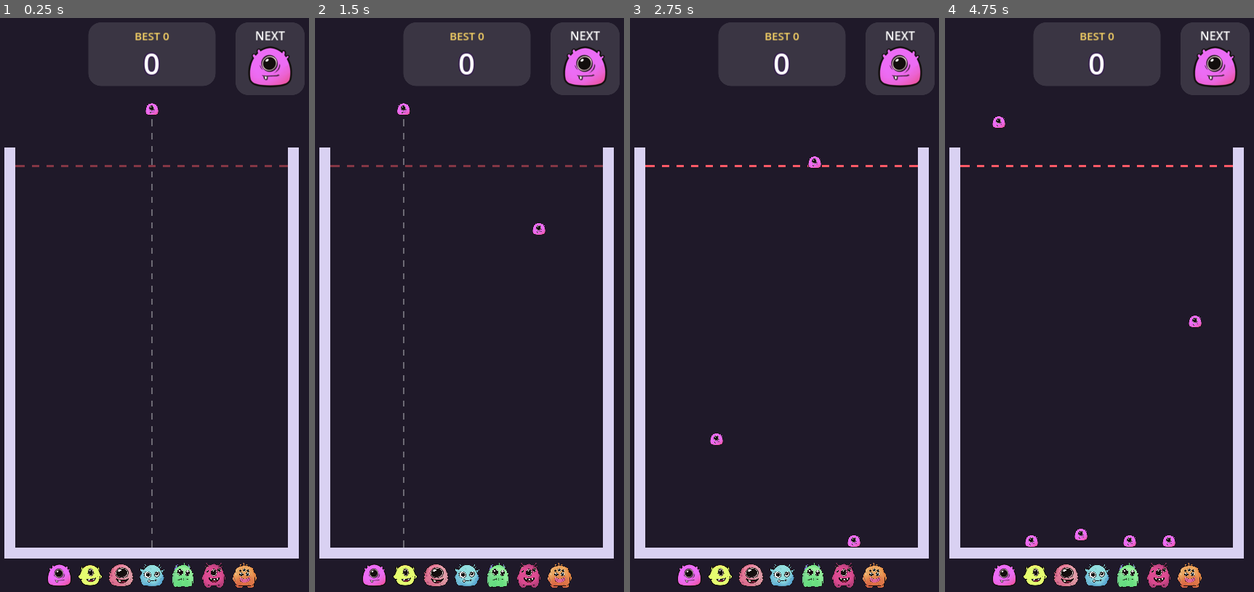
Above: before the commit, frames 1-4 (left to right).
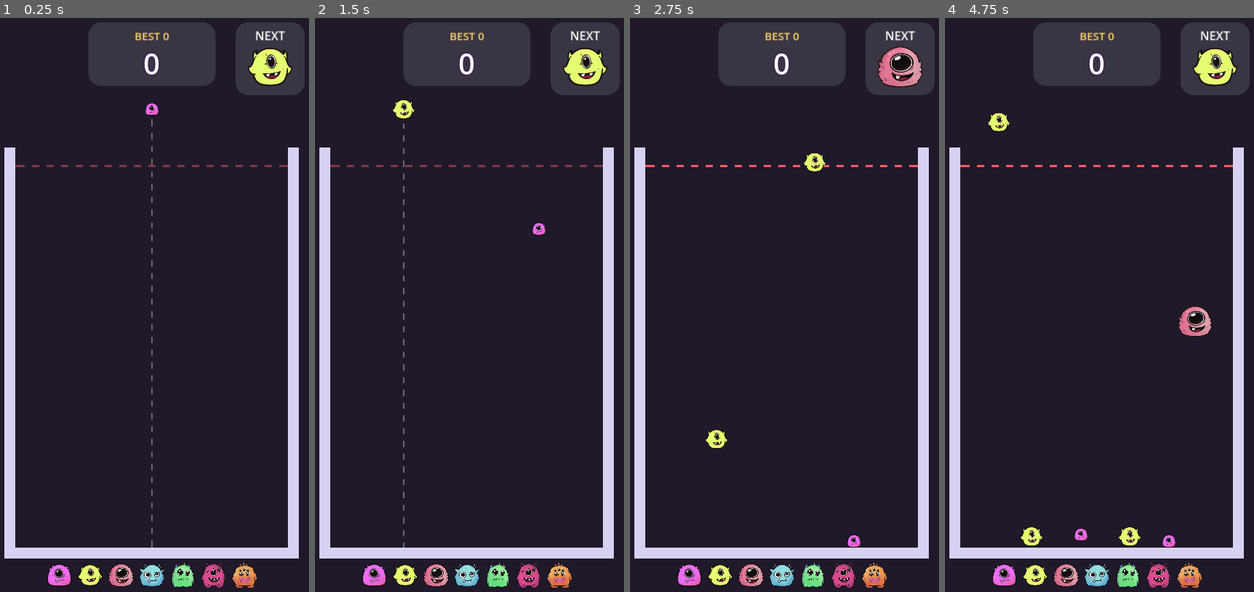
Above: after the commit, the same moments.

Repository: vickyraut212-boop/MonsterMerageGame
Game: Godot game, scene res://scenes/main.tscn
The game is run twice, just before and just after one commit, with the same random seed, the same clock (stepped at 60 frames per second) and the same inputs.
Inputs (mouse positions are in pixels of both pictures, inside the frame that each line leads up to):
- Up to frame 1 (0.25 s): no input
- Up to frame 2 (1.5 s): tap Enter at 0.5 s; move the mouse to (537, 270) at 0.52 s; click (537, 270) at 0.67 s; tap Space at 1.25 s; move the mouse to (401, 333) at 1.27 s; click (401, 333) at 1.42 s
- Up to frame 3 (2.75 s): move the mouse to (815, 172) at 2.02 s; click (815, 172) at 2.17 s
- Up to frame 4 (4.75 s): move the mouse to (1080, 419) at 2.77 s; click (1080, 419) at 2.92 s; move the mouse to (1195, 391) at 3.52 s; click (1195, 391) at 3.67 s; move the mouse to (997, 213) at 4.27 s; click (997, 213) at 4.42 s

The runs differ from the first frame. In frame 1, 0.8% of the frame differs, in the area x 80-95%, y 4-13%; in frame 2, 1.1%; in frame 3, 1.1%; in frame 4, 1.8%, in the area x 13-95%, y 4-93%.

Commit message:
Use vicky's drop rule: Tier 1 first, then random Tier 1-3
The first drop of every game is Tier 1; every later drop is a random
pick from Tiers 1-3. Tiers 4-7 only come from merging. Removes the
unlock-as-you-go rule.

Co-Authored-By: Claude Opus 5.5 <noreply@anthropic.com>
Claude-Session: https://claude.ai/code/session_01QQF4EsL7cFRzG2ai4USehR

Diff:
--- a/scripts/dropper.gd
+++ b/scripts/dropper.gd
@@ -5,10 +5,9 @@
 ## when the mouse button or finger is released.
 ##
 ## DROP ORDER
-## The very first drop is always Tier 1. After that, a tier can only drop once
-## the player has already made it by merging, and never above
-## TierData.MAX_DROP_TIER (Tier 3). So the game starts with only Tier 1s, Tier 2
-## joins the drops after the first Tier 2 merge, then Tier 3.
+## The very first drop of the game is always Tier 1. After that, every drop is
+## a random pick between Tier 1 and TierData.MAX_DROP_TIER (Tier 3).
+## Tiers 4 to 7 never drop; they are only made by merging.
 ## The rule lives in _pick_tier() below.
 
 signal dropped(tier: int, at: Vector2)
@@ -28,7 +27,6 @@
 
 var _jar: Jar
 var _held: Sprite2D
-var _highest_unlocked := 1
 var _cooldown_left := 0.0
 var _target_x := 360.0
 
@@ -43,19 +41,15 @@
 	_jar = jar
 	_target_x = jar.get_inner_rect().get_center().x
 	position = Vector2(_target_x, hold_y)
-	current_tier = 1
+	current_tier = 1  # the first drop of every game is Tier 1
 	next_tier = _pick_tier()
 	_refresh_held()
 	next_changed.emit(next_tier)
 
 
-## Called when the player makes a new tier by merging.
-func unlock_tier(tier: int) -> void:
-	_highest_unlocked = clampi(maxi(_highest_unlocked, tier), 1, TierData.MAX_DROP_TIER)
-
-
+## Every drop after the first: random Tier 1, 2 or 3.
 func _pick_tier() -> int:
-	return randi_range(1, _highest_unlocked)
+	return randi_range(1, TierData.MAX_DROP_TIER)
 
 
 func _process(delta: float) -> void:
--- a/scripts/main.gd
+++ b/scripts/main.gd
@@ -71,7 +71,6 @@
 		return
 
 	_add_score(TierData.get_points(new_tier))
-	dropper.unlock_tier(new_tier)
 	var merged := _spawn_monster(new_tier, midpoint)
 	merged.linear_velocity = velocity * 0.5
 	merged.pop_in()
--- a/scripts/tier_data.gd
+++ b/scripts/tier_data.gd
@@ -29,8 +29,8 @@
 	{"name": "Tier 7 - Big Boss",  "texture": "res://assets/monsters/tier_7.png", "points": 28},
 ]
 
-## Highest tier the dropper can ever hand out. The first drop is always
-## Tier 1 and higher tiers unlock as the player merges (see dropper.gd).
+## Drops: the first drop is always Tier 1, then random Tier 1 to this tier.
+## Tiers above it (4 to 7) are only made by merging. See dropper.gd.
 const MAX_DROP_TIER := 3
 
 ## Bonus for merging two Tier 7 bosses (they vanish).
